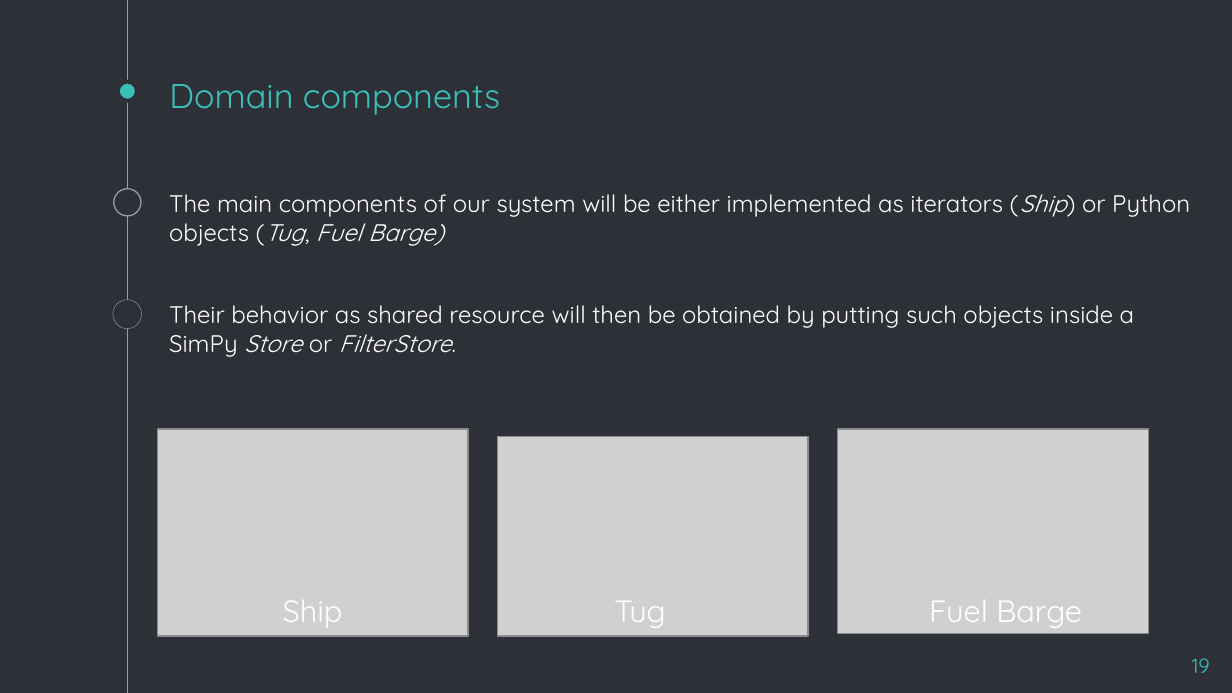
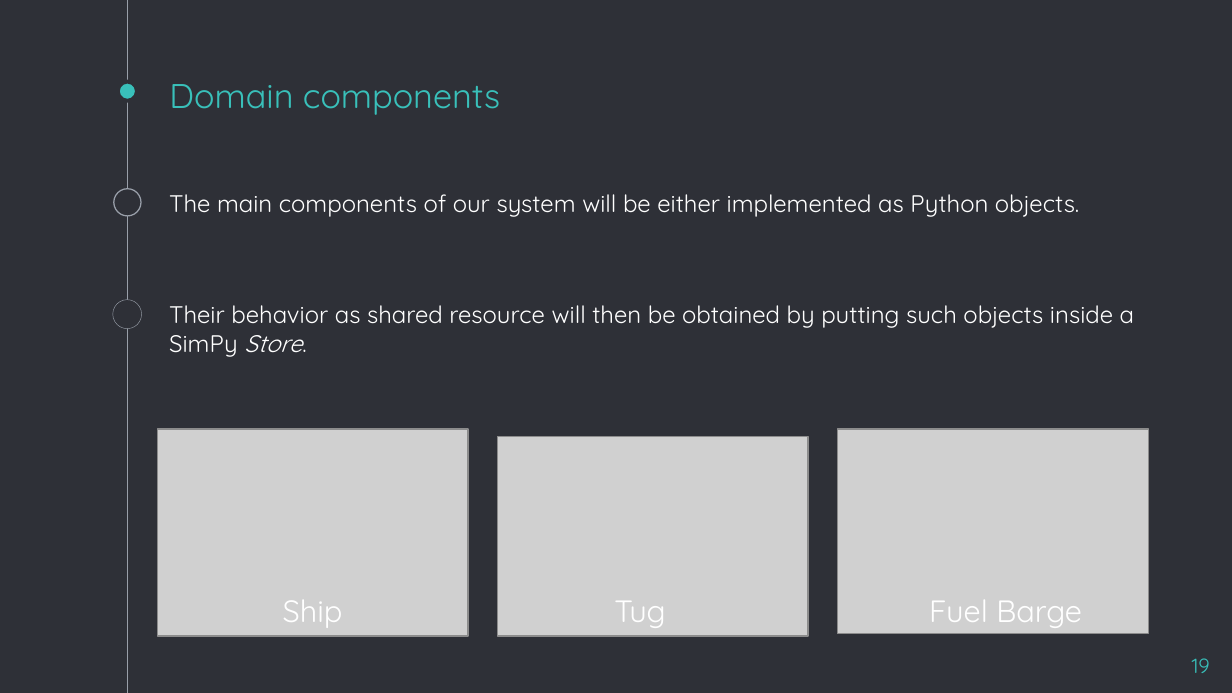
Before and after one commit to NennoMP/des-harbour-simulation, a slide deck: slide 19 of presentation.pptx. Drawn at 1232x693 pixels with LibreOffice and Linux fonts; fonts in the diff are those of the drawing; grey boxes stand for pictures. Boxes give left, top, right and bottom in pixels: in the first picture for what was removed or moved away, otherwise in the second. Text is boxed around its words. In the diff, an @@ line names an element or a change of style, - is before the commit and + after.

```diff
--- a/presentation.pptx
+++ b/presentation.pptx
@@ text at (169,194,1079,217): text changed @@
-The main components of our system will be either implemented as iterators (Ship) or Python objects (Tug, Fuel Barge)
+The main components of our system will be either implemented as Python objects.
@@ text at (169,305,1134,357): text changed @@
-Their behavior as shared resource will then be obtained by putting such objects inside a SimPy Store or FilterStore.
+Their behavior as shared resource will then be obtained by putting such objects inside a SimPy Store.
```
Also in this commit, not shown: 6 other slides changed, 1 slide removed.
